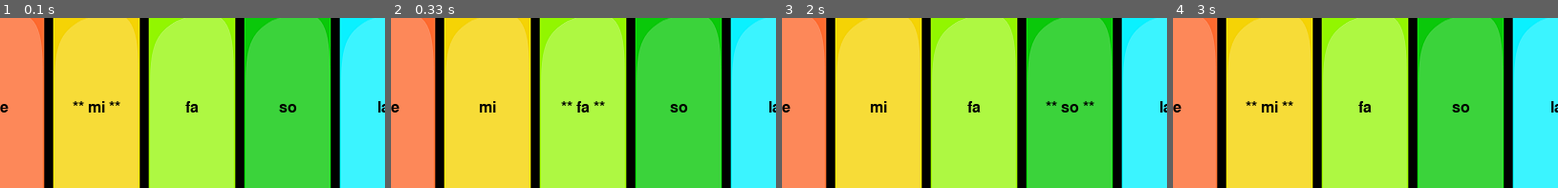
Above: before the commit, frames 1-4 (left to right).
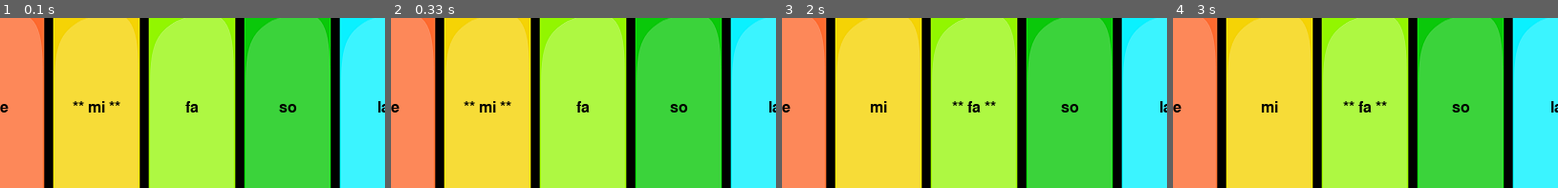
Above: after the commit, the same moments.

Repository: SMEbrahimi2001/lttle_piano
Game: pygame game, started from piano.py
Same seed, same stepped clock (60 frames per second), same inputs: the game is played once before the commit and once after it.
Inputs:
- Up to frame 1 (0.1 s): no input
- Up to frame 2 (0.33 s): no input
- Up to frame 3 (2 s): tap Enter at 0.33 s
- Up to frame 4 (3 s): no input
The pictures show only the part of the screen within x 18-68%, y 24-74%; the shares and areas given below are measured in that part.

Frame 1 is identical in both runs. In frame 2, 0.2% of the frame differs, in the area x 18-56%, y 48-52%; in frame 3, 0.2%; in frame 4, 0.2%.

Commit message:
add lesson auto play

Diff:
--- a/piano.py
+++ b/piano.py
@@ -203,6 +203,6 @@
     if(lesson2Note[count] != '') :
         player.play(lesson2Note[count], mode)
     count = count + 1
-    pygame.time.delay(300)
+    pygame.time.delay(500)
 
     clock.tick(30)
